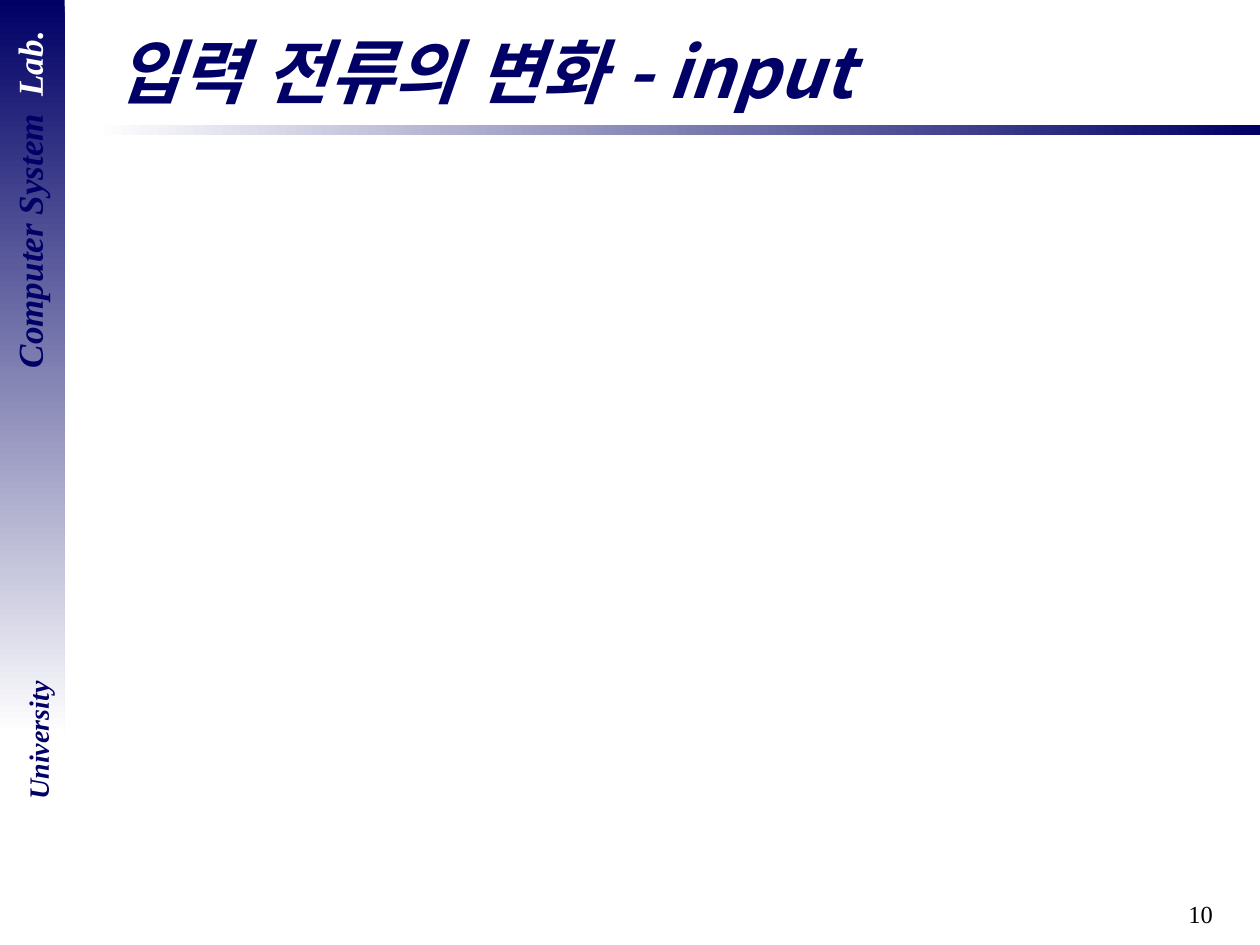
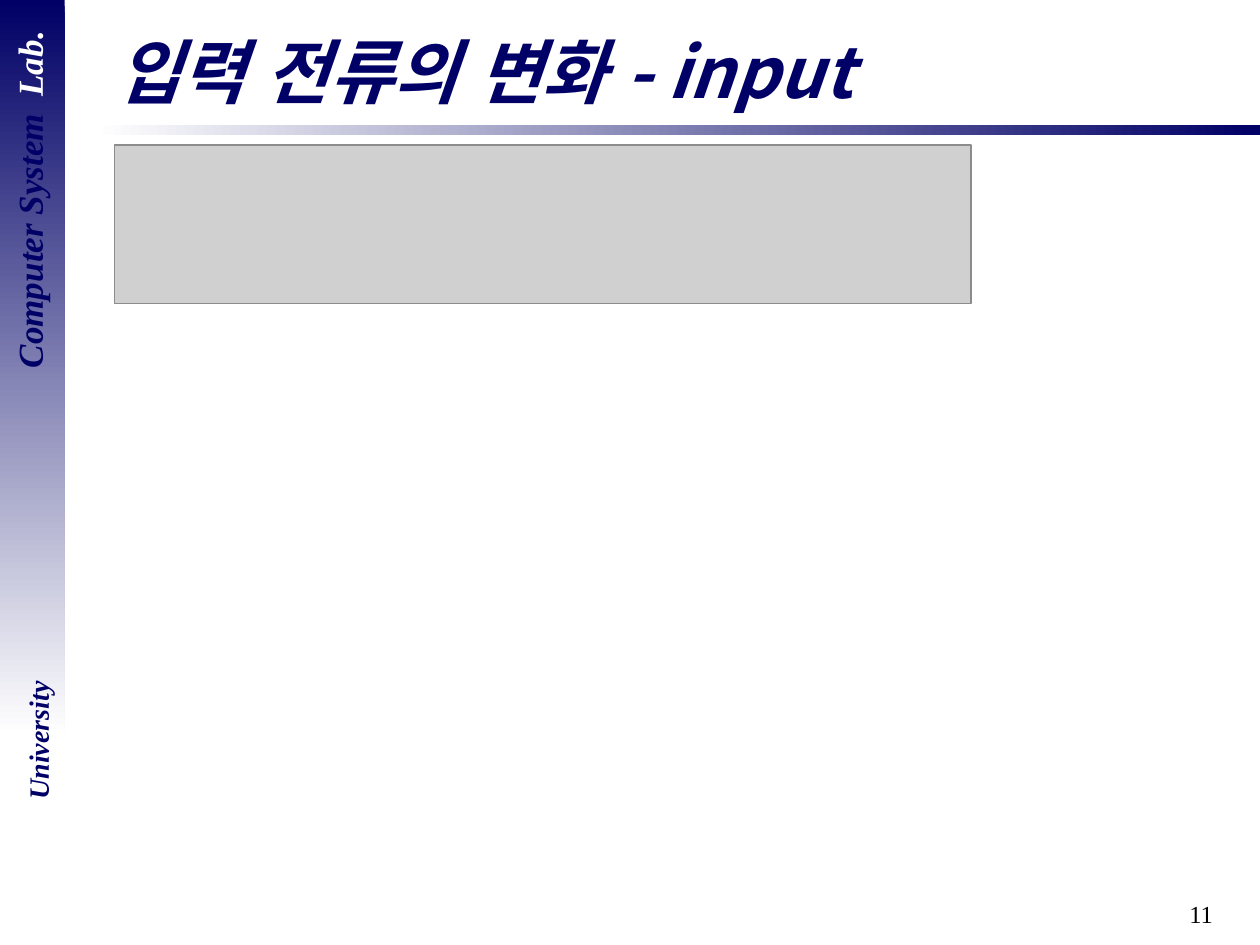
Before and after one commit to DevelopLee20/SNN, a slide deck: slide 11 of cs semina/07_Spytorch-1.pptx (slide 10 before the commit). Drawn at 1260x945 pixels with LibreOffice and Linux fonts; fonts in the diff are those of the drawing; grey boxes stand for pictures; background and template pictures are left out. Boxes give left, top, right and bottom in pixels: in the first picture for what was removed or moved away, otherwise in the second. Text is boxed around its words. In the diff, an @@ line names an element or a change of style, - is before the commit and + after.

```diff
--- a/cs semina/07_Spytorch-1.pptx
+++ b/cs semina/07_Spytorch-1.pptx
@@ picture added at (x1=115, y1=145, x2=971, y2=304) @@
@@ page number at (x1=1189, y1=907, x2=1213, y2=923): text changed @@
-10
+11
```
Also in this commit, not shown: 1 other slide changed, 5 slides added.
